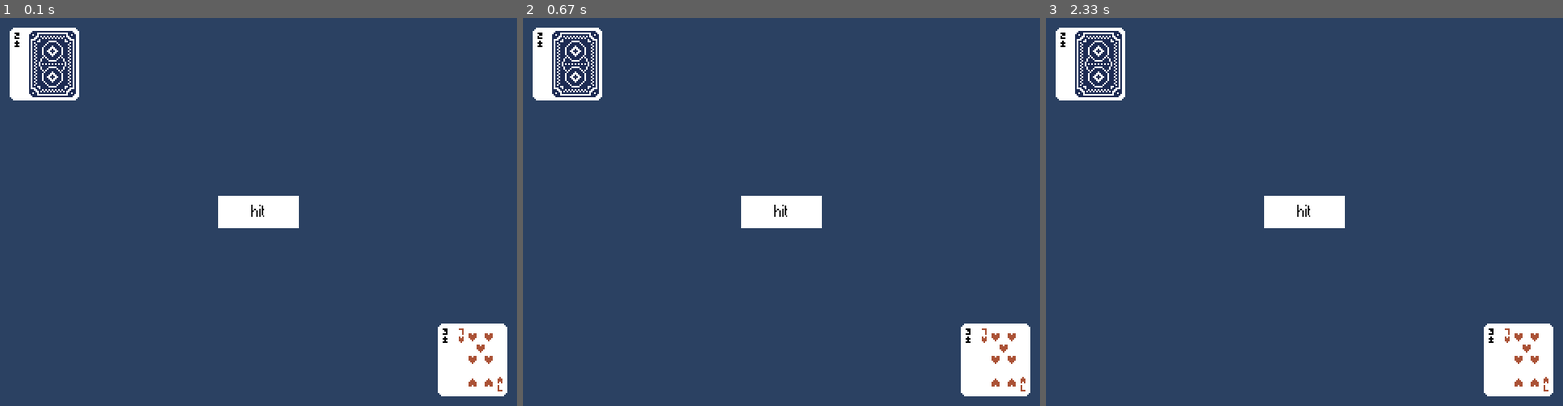
Above: before the commit, frames 1-3 (left to right).
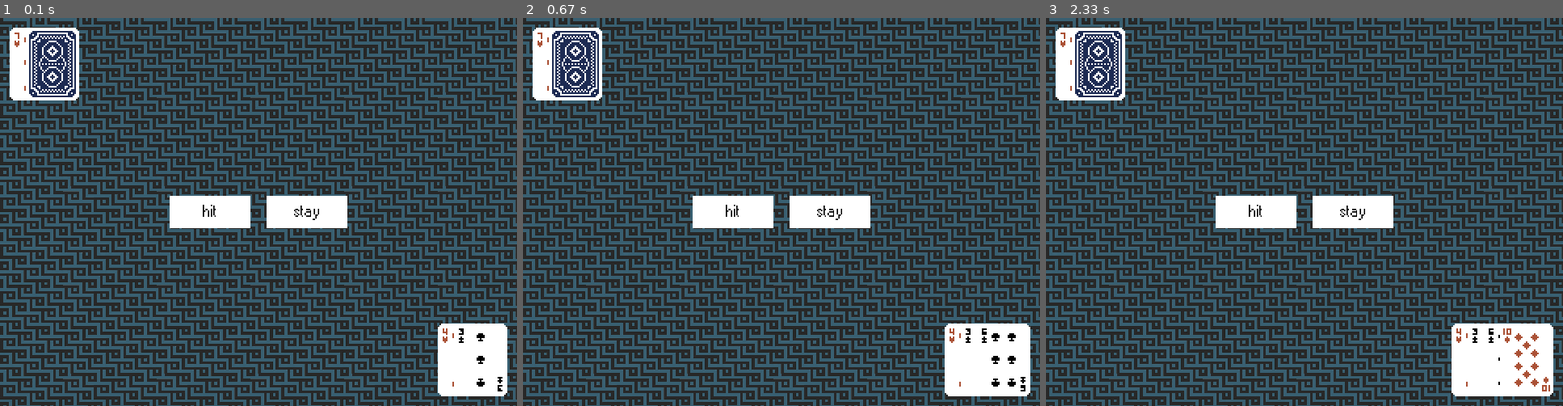
Above: after the commit, the same moments.

Repository: aidantjiang/blackjack
Game: pygame game, started from main.py
Two runs of this game, one before a commit and one after it. Both use one fixed random seed, a clock stepped at 60 frames per second and the inputs below.
Inputs (mouse positions are in pixels of both pictures, inside the frame that each line leads up to):
- Up to frame 1 (0.1 s): no input
- Up to frame 2 (0.67 s): click "hit" at 0.38 s
- Up to frame 3 (2.33 s): click (1351, 212) at 0.72 s, where only the run after the commit has a clickable "stay"; click "hit" at 2.05 s

The runs differ from the first frame. In frame 1, 94% of the frame differs, in the area x 0-100%, y 0-100%; in frame 2, 94%; in frame 3, 94%.

Commit message:
hit/stay buttons

Diff:
--- a/agents/rl_agent.py
+++ b/agents/rl_agent.py
@@ -47,14 +47,14 @@
                 self.update_q_table(observation, action, reward, next_observation)
                 observation = next_observation
                 total_reward += reward
-            if (episode + 1) % 50000 == 0:
+            if (episode + 1) % 40000 == 0:
                 episode_rewards.append(total_reward)
-                avg_reward = total_reward / 50000  # Calculate average reward
+                avg_reward = total_reward / 40000  # Calculate average reward
                 avg_rewards.append(avg_reward)
                 print('Episode', episode + 1, 'completed')
                 total_reward = 0
             self.epsilon -= self.epsilon_decay
-        x = range(50000, num_episodes + 1, 50000)
+        x = range(40000, num_episodes + 1, 40000)
         plt.plot(x, avg_rewards)
         plt.xlabel('Episodes')
         plt.ylabel('Average Reward')
--- a/gym_environments/blackjack_env.py
+++ b/gym_environments/blackjack_env.py
@@ -17,7 +17,7 @@
             spaces.Discrete(34),  # current sum range 0-32
             spaces.Discrete(34),  # dealer sum range 0-32
             spaces.Discrete(2)    # ace y/n
-        ))
+        )) # TODO: spaces should be Discrete(32), Discrete(32), Discrete(2)
 
         self.player_sum = None
         self.dealer_sum = None
@@ -43,7 +43,7 @@
         # print('dealer sum before hit/stay', self.dealer_sum)
         if action == 1:  # "hit"
             # print('hit')
-            new_val, _ = deck._get_card()
+            new_val, _ = deck._get_card('agent')
             # print('player dealt card', new_val)
             self.player_sum += new_val;
             if self.player_sum > 21 and self.usable_ace:
@@ -63,7 +63,7 @@
             # print ('round finished')
             # print('initial dealer sum', self.dealer_sum)
             while self.dealer_sum < 17:
-                new_val, _ = deck._get_card()
+                new_val, _ = deck._get_card('dealer')
                 # dealer's ace is always 11
                 # print('dealer dealt card', new_val)
                 self.dealer_sum += new_val
--- a/main.py
+++ b/main.py
@@ -13,7 +13,7 @@
     pygame.display.set_caption('blackjack')
     pygame.display.set_icon(deck.cardBacks[1])
 
-    cards, _, _, _ = deck._deal_initial_cards()
+    deck._deal_initial_cards()
 
     #COLORS
     DARK_BLUE = (43, 65, 98)
@@ -25,29 +25,59 @@
     running = True
 
     #BUTTONS
-    def button_click():
-        print('hit')
+    def hit():
+        deck._get_card('player')
+    def stay():
+        print('stay')
     buttons = []
     button_width = 100
     button_height = 40
-    button_x = (screen_width - button_width) // 2
-    button_y = (screen_height - button_height) // 2
-    my_button = Button(button_x, button_y, button_width, button_height, "hit", button_click)
-    buttons.append(my_button)
+    hit_button_x = ((screen_width - button_width) // 2) - button_width // 2 - 10
+    hit_button_y = (screen_height - button_height) // 2
+    stay_button_x = ((screen_width - button_width) // 2) + button_width // 2 + 10
+    stay_button_y = (screen_height - button_height) // 2
+    hit_button = Button(hit_button_x, hit_button_y, button_width, button_height, "hit", hit)
+    stay_button = Button(stay_button_x, stay_button_y, button_width, button_height, "stay", stay)
+    buttons.extend([hit_button, stay_button])
+
+    #TILE
+    pattern_image = pygame.image.load("public/pattern.png")
+    pattern_image = pygame.transform.scale(pattern_image, (pattern_image.get_width() / 6, pattern_image.get_height() / 6))
+    pattern_width, pattern_height = pattern_image.get_size()
 
     while (running):
-        screen.fill(DARK_BLUE)
+        dealer_cards = deck.dealerCards
+        player_cards = deck.playerCards
+
+        #CARD VARIABLES
+        padding = 10
+        player_card_delay = 10 + (20 * (len(player_cards) - 1))
+        dealer_card_delay = 10
+
+        screen.fill(BLUE_GREY)
+        for x in range(0, screen_width, pattern_width):
+                for y in range(0, screen_height, pattern_height):
+                    screen.blit(pattern_image, (x, y))
+
         for event in pygame.event.get():
             if event.type == pygame.QUIT:
                 running = False
             for button in buttons:
                 button.handle_event(event)
+        # SHOW BUTTONS
         for button in buttons:
             button.draw(screen)
-        screen.blit(deck.deck[20][1], (10, 10))
-        screen.blit(deck.cardBacks[0], (30, 10))
-        screen.blit(cards[2], (screen_width - 30 - cards[2].get_width(), screen_height - 10 - cards[2].get_height()))
-        screen.blit(cards[0], (screen_width - 10 - cards[0].get_width(), screen_height - 10 - cards[0].get_height()))
+
+        # SHOW DEALER CARDS
+        for card in dealer_cards:
+            screen.blit(card, (padding, 10))
+            dealer_card_delay += 20
+        screen.blit(deck.cardBacks[0], (dealer_card_delay, 10))
+
+        # SHOW PLAYER CARDS
+        for card in player_cards:
+            screen.blit(card, (screen_width - player_card_delay - card.get_width(), screen_height - padding - card.get_height()))
+            player_card_delay -= 20
         pygame.display.flip()
 
 if __name__ == "__main__":
--- a/visualization/deck.py
+++ b/visualization/deck.py
@@ -8,6 +8,9 @@
         self.drawnCards = []
         # example: [(3, Surface), (10, Surface)] # 3, King
         self.cardBacks = [] # red and blue card back images (data looks like this: [Surface, Surface])
+        self.dealerCards = []
+        self.playerCards = []
+        self.agentCards = []
         self._create_deck()
     def _create_deck(self):
         # vars and consts
@@ -61,10 +64,18 @@
             shuffled_deck = random.sample(self.deck, len(self.deck))
             self.deck = [card_tuple for card_tuple in shuffled_deck]
 
-    def _get_card(self):
+    def _get_card(self, requester='agent'):
         if len(self.deck) == 0:
             self._create_deck()
         card = self.deck.pop(0)
+        num, surface = card
+        if (requester == 'player'):
+            self.playerCards.append(surface)
+        elif (requester == 'dealer'):
+            self.dealerCards.append(surface)
+        else:
+            self.agentCards.append(surface)
+
         self.drawnCards.append(card)
         return card # type (num, surface)
 
@@ -82,6 +93,8 @@
         #for pygame env
         surfaces = []
         surfaces.extend([surface1, surface2, surface3])
+        self.dealerCards.append(surface1)
+        self.playerCards.extend([surface2, surface3])
 
 
         return surfaces, player_sum, dealer_sum, usable_ace
--- /dev/null
+++ b/visualization/player.py
@@ -0,0 +1,6 @@
+class Player():
+    def __init__(self):
+        self.player_total = 0
+    def _hit(self, num):
+        self.player_total += num
+        # ????
Binary file added: public/pattern.png
